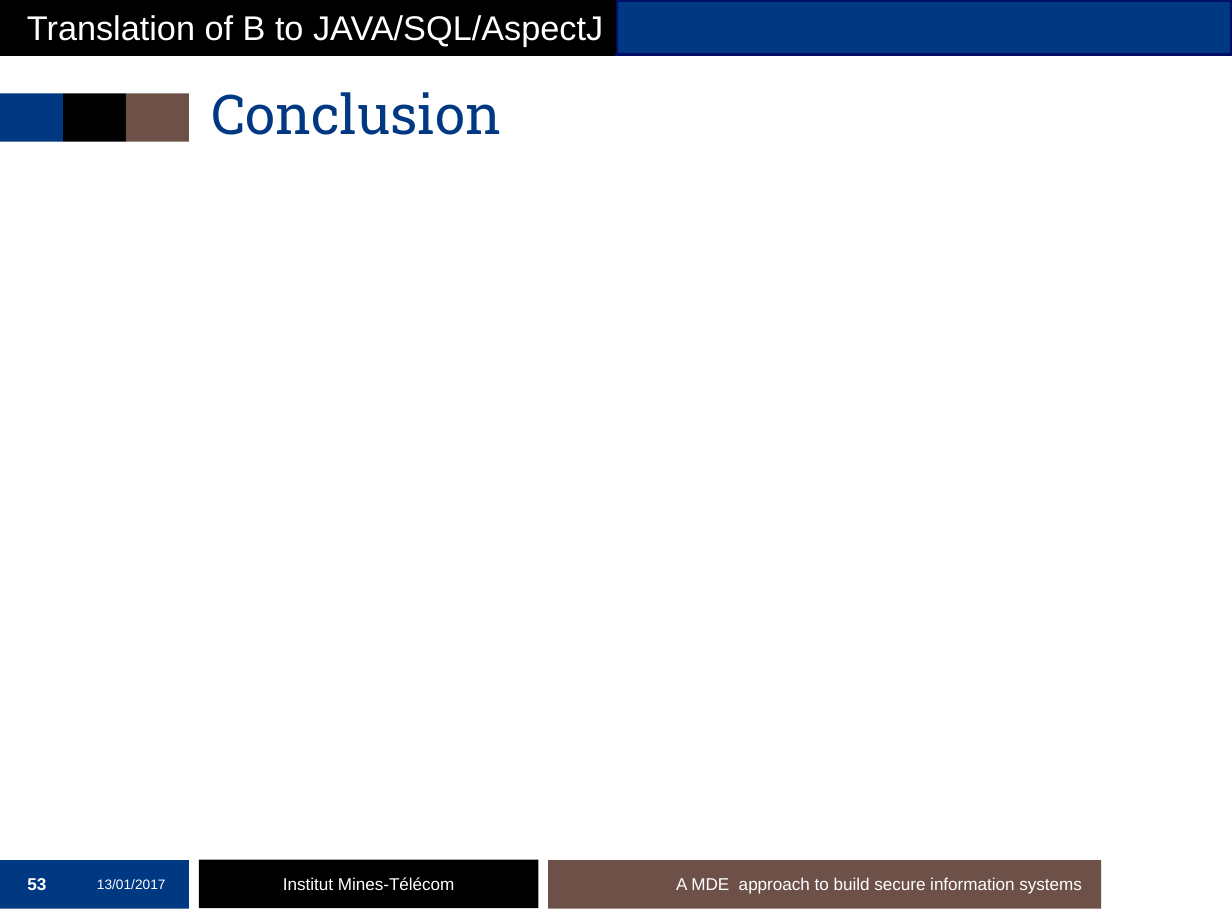
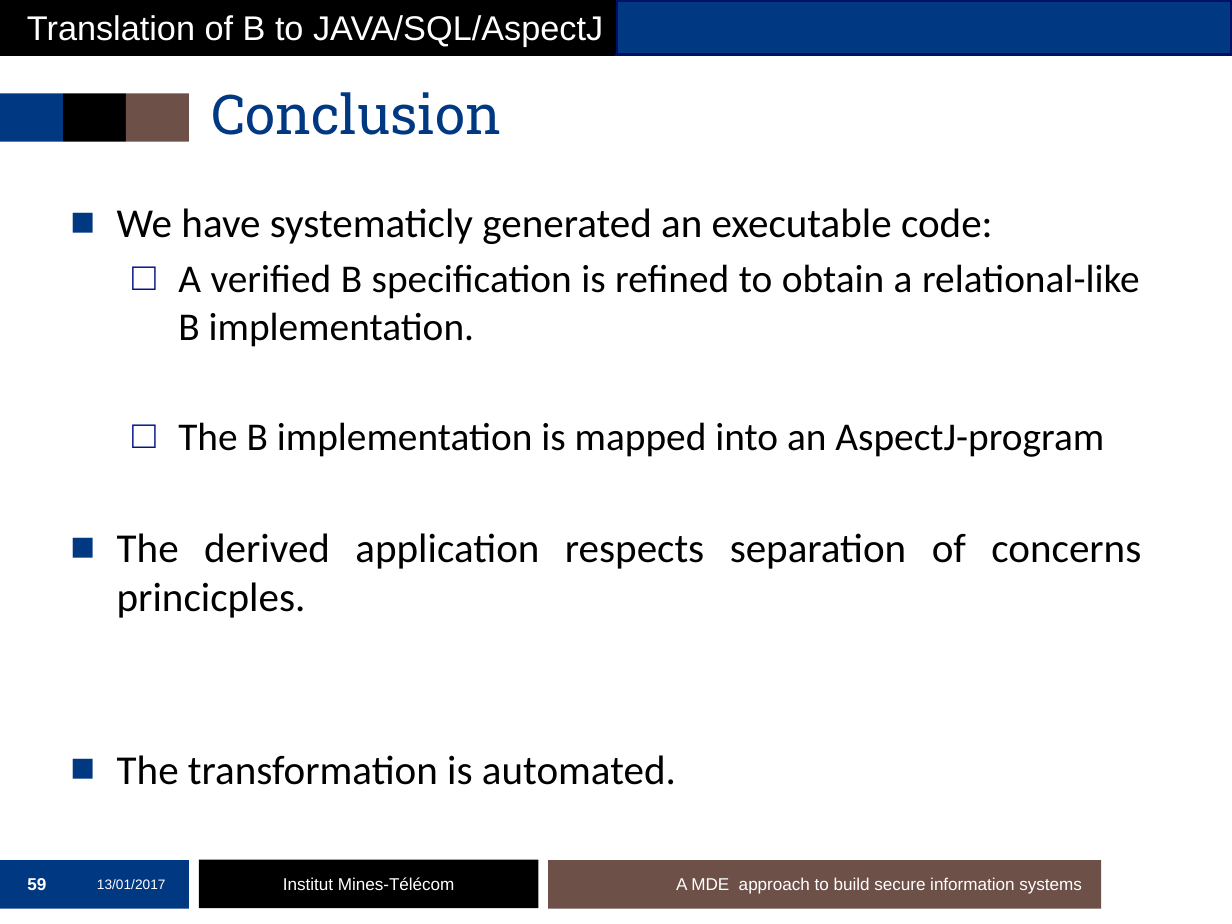
Before and after one commit to mai-ng/phdDefense, a slide deck: slide 59 of slides/presentation-defense.pptx (slide 53 before the commit). Drawn at 1232x924 pixels with LibreOffice and Linux fonts; fonts in the diff are those of the drawing; background and template pictures are left out. Boxes give left, top, right and bottom in pixels: in the first picture for what was removed or moved away, otherwise in the second. Text is boxed around its words. In the diff, an @@ line names an element or a change of style, - is before the commit and + after.

```diff
--- a/slides/presentation-defense.pptx
+++ b/slides/presentation-defense.pptx
@@ text added at bbox=[117, 208, 1141, 785], 24 pt, text #000000 @@
+■ We have systematicly generated an executable code:
+  □ A verified B specification is refined to obtain a relational-like B implementation.
+  □ The B implementation is mapped into an AspectJ-program
+■ The derived application respects separation of concerns princicples.
+■ The transformation is automated.
@@ page number at bbox=[27, 878, 46, 890]: text changed @@
-53
+59
```
Also in this commit, not shown: 28 other slides changed, 5 slides added, 1 slide removed.
